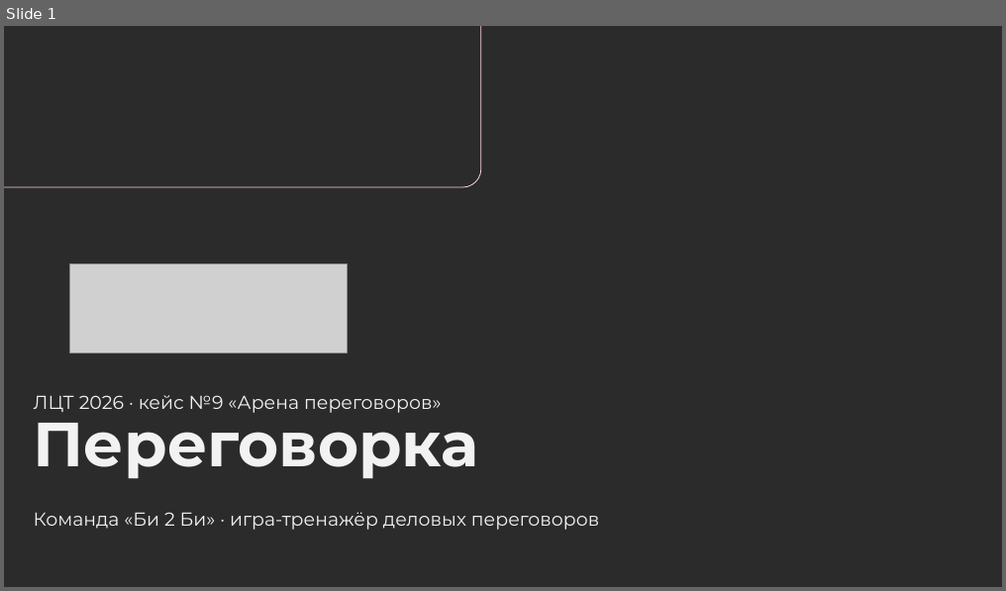
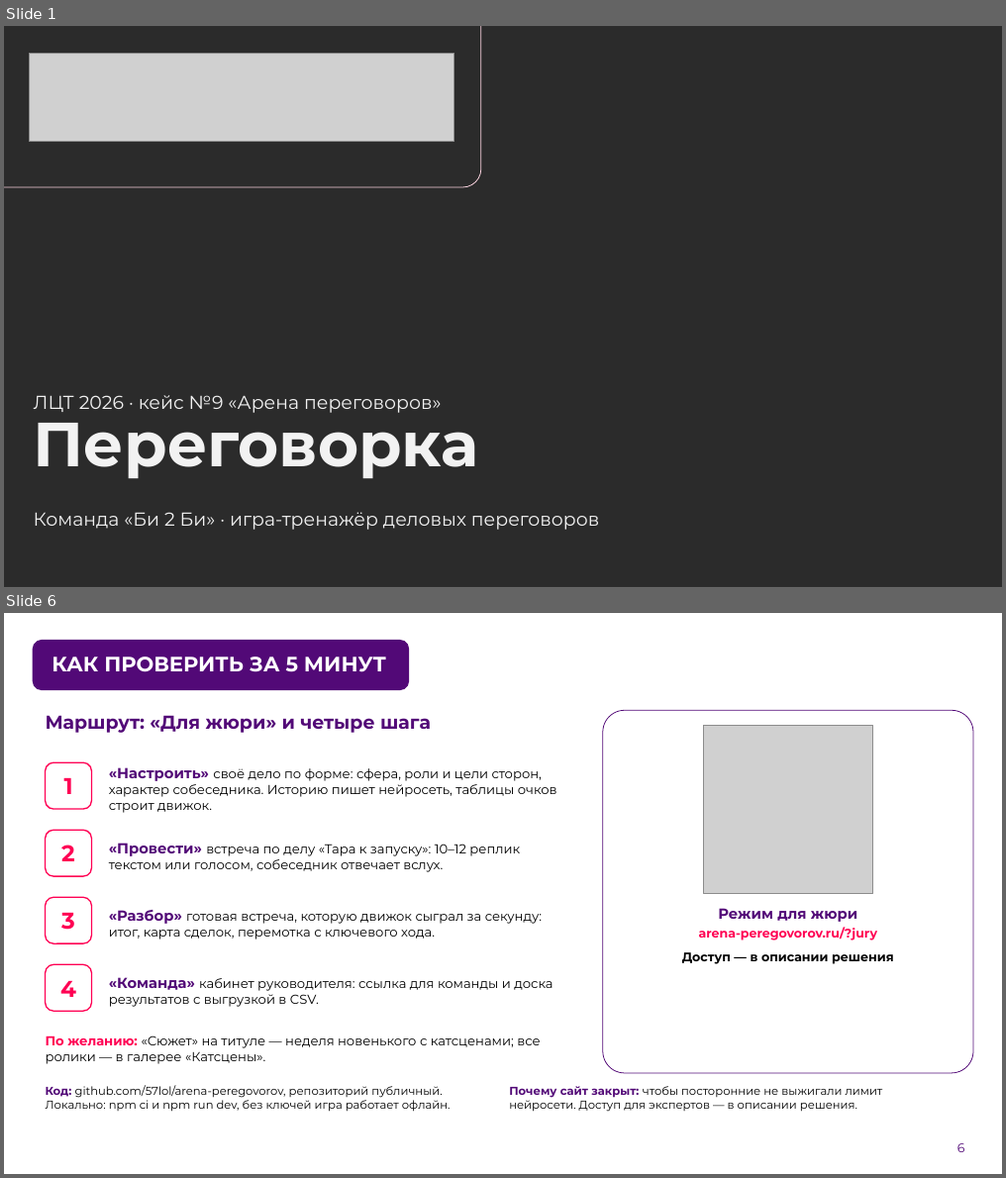
Before and after one commit to 57lol/arena-peregovorov, a slide deck: docs/presentation.pptx. Shown one above the other, each under a label of ours: slide 1 before the commit, slides 1 and 6 after it; the slides between them are not shown. The pictures are 1006x591 and 1006x1178 pixels, drawn with LibreOffice and Linux fonts; fonts in the diff are those of the drawing; grey boxes stand for pictures; background and template pictures are left out; a plain dark background stands for a picture behind light text. Boxes give left, top, right and bottom in pixels: in the first picture for what was removed or moved away, otherwise in the second. Text is boxed around its words. In the diff, an @@ line names an element or a change of style, - is before the commit and + after.

Commit message:
Презентация: вёрстка по шаблону ЛЦТ и актуальное содержание
Починил фото и скрины (плейсхолдеры теряли размеры), плашки заголовков, график поведения, квадраты на слайде про ход, заливку карточек. Добавил слайды «Как проверить за 5 минут» и «Голос и звук», обновил тексты: живые голоса и фразы-паузы, звук CC0, катсцены и галерея, режимы «Сюжет» и «Для жюри», кабинет руководителя, лаборатория, суточный бюджет, 314+ тестов. В репо — версия без ключа и пароля.

```diff
--- a/docs/presentation.pptx
+++ b/docs/presentation.pptx
@@ slide 6 added at [4,613,1002,1174], background picture (left out) @@
@@ rounded rectangle added at [33,639,410,690], fill #520977 @@
@@ title added at [52,657,386,672], 20 pt, text #FFFFFF, bold @@
+КАК ПРОВЕРИТЬ ЗА 5 МИНУТ
@@ text added at [46,715,431,733], 18 pt, text #520977, bold @@
+Маршрут: «Для жюри» и четыре шага
@@ rounded rectangle added at [603,710,973,1073], fill #FFFFFF, outline #520977 0.75 pt @@
@@ picture added at [704,725,872,894] @@
@@ rounded rectangle added at [46,762,91,809], fill #FFFFFF, outline #FF0053 1.25 pt @@
@@ text added at [64,778,73,794], 22 pt, text #FF0053, bold @@
+1
@@ text added at [109,767,557,813], 12.5 pt, text #000000 @@
+«Настроить» своё дело по форме: сфера, роли и цели сторон, характер собеседника. Историю пишет нейросеть, таблицы очков строит движок.
@@ rounded rectangle added at [46,830,91,876], fill #FFFFFF, outline #FF0053 1.25 pt @@
@@ text added at [61,845,75,861], 22 pt, text #FF0053, bold @@
+2
@@ text added at [109,843,520,872], 12.5 pt, text #000000 @@
+«Провести» встреча по делу «Тара к запуску»: 10–12 реплик текстом или голосом, собеседник отвечает вслух.
@@ rounded rectangle added at [46,897,91,944], fill #FFFFFF, outline #FF0053 1.25 pt @@
@@ text added at [682,908,894,964], 12 pt, text #FF0053, bold @@
+Режим для жюри
+arena-peregovorov.ru/?jury
+Доступ — в описании решения
@@ text added at [61,913,75,930], 22 pt, text #FF0053, bold @@
+3
@@ text added at [109,910,542,940], 12.5 pt, text #000000 @@
+«Разбор» готовая встреча, которую движок сыграл за секунду: итог, карта сделок, перемотка с ключевого хода.
@@ rounded rectangle added at [46,964,91,1011], fill #FFFFFF, outline #FF0053 1.25 pt @@
@@ text added at [60,981,76,997], 22 pt, text #FF0053, bold @@
+4
@@ text added at [109,977,552,1007], 12.5 pt, text #000000 @@
+«Команда» кабинет руководителя: ссылка для команды и доска результатов с выгрузкой в CSV.
@@ text added at [46,1036,540,1064], 12.5 pt, text #000000 @@
+По желанию: «Сюжет» на титуле — неделя новенького с катсценами; все ролики — в галерее «Катсцены».
@@ text added at [46,1085,450,1112], 11 pt, text #000000 @@
+Код: github.com/57lol/arena-peregovorov, репозиторий публичный. Локально: npm ci и npm run dev, без ключей игра работает офлайн.
@@ text added at [509,1086,883,1112], 11 pt, text #000000 @@
+Почему сайт закрыт: чтобы посторонние не выжигали лимит нейросети. Доступ для экспертов — в описании решения.
@@ page number added at [957,1144,965,1153], 12 pt, text #520977 @@
+6
@@ slide 1 changed as well @@
@@ picture: place and size @@
-picture at [70,264,347,353]
+picture at [29,53,453,141]
```
Also in this commit, not shown: 15 other slides changed, 1 other slide added, 1 other file.
